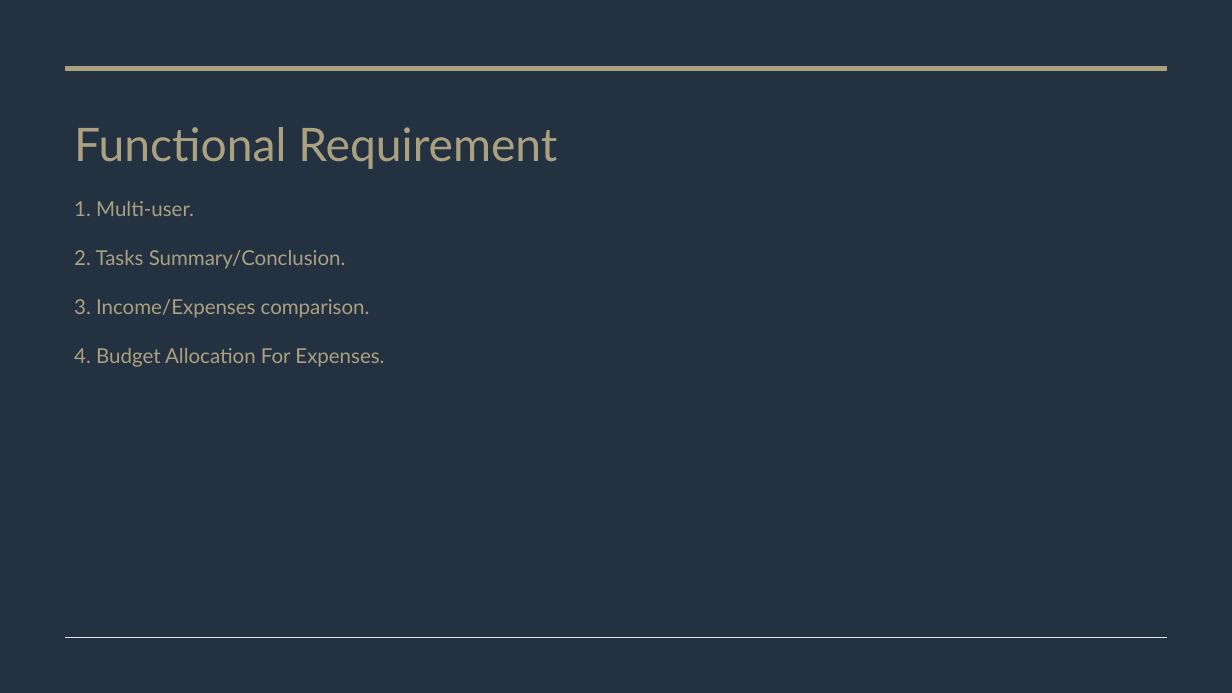
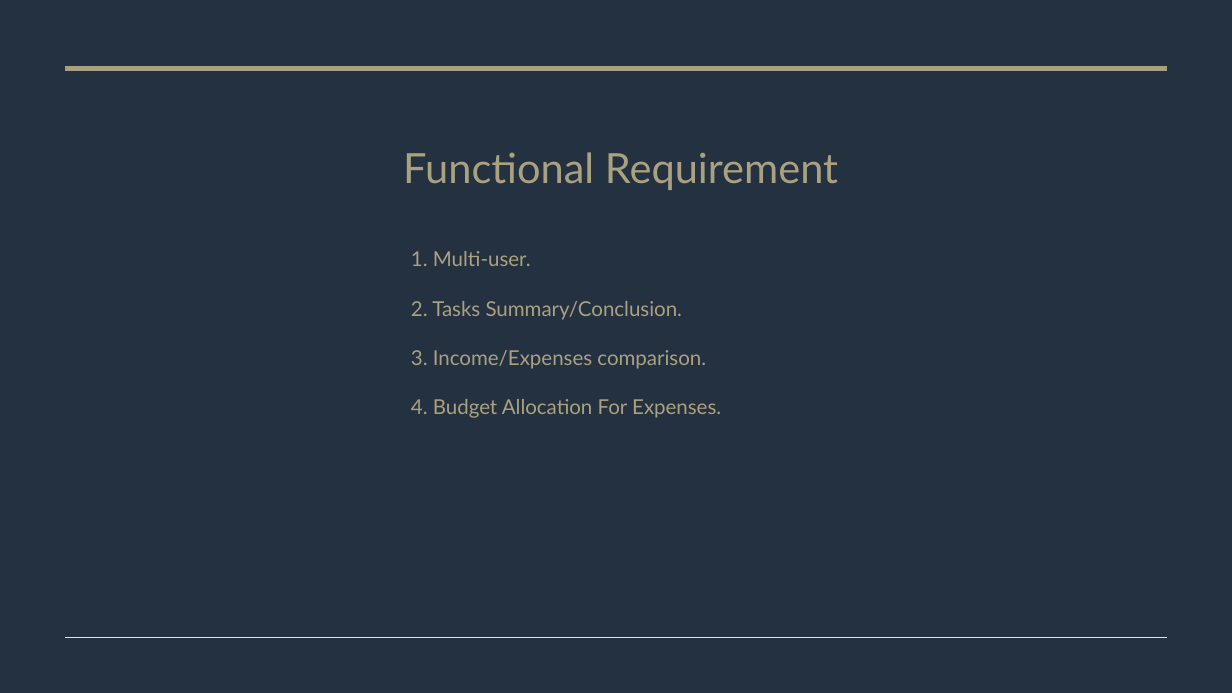
Before and after one commit to Janice1828/daily_activities-personal_finance_tracker, a slide deck: slide 7 of Daily Activities & Personal Finance Tracker.pptx. Drawn at 1232x693 pixels with LibreOffice and Linux fonts; fonts in the diff are those of the drawing. Boxes give left, top, right and bottom in pixels: in the first picture for what was removed or moved away, otherwise in the second. Text is boxed around its words. In the diff, an @@ line names an element or a change of style, - is before the commit and + after.

Commit message:
summary of finance

```diff
--- a/Daily Activities & Personal Finance Tracker.pptx
+++ b/Daily Activities & Personal Finance Tracker.pptx
@@ title added at bbox=[403, 152, 838, 190], 32.4 pt, text #AAA180 @@
+Functional Requirement
@@ text at bbox=[411, 251, 721, 418]: text changed @@
-Functional Requirement
-1. Multi-user.
-2. Tasks Summary/Conclusion.
-3. Income/Expenses comparison.
-4. Budget Allocation For Expenses.
+1. Multi-user.
+2. Tasks Summary/Conclusion.
+3. Income/Expenses comparison.
+4. Budget Allocation For Expenses.
```
Also in this commit, not shown: 9 other slides changed, 3 slides added, 14 other files.
